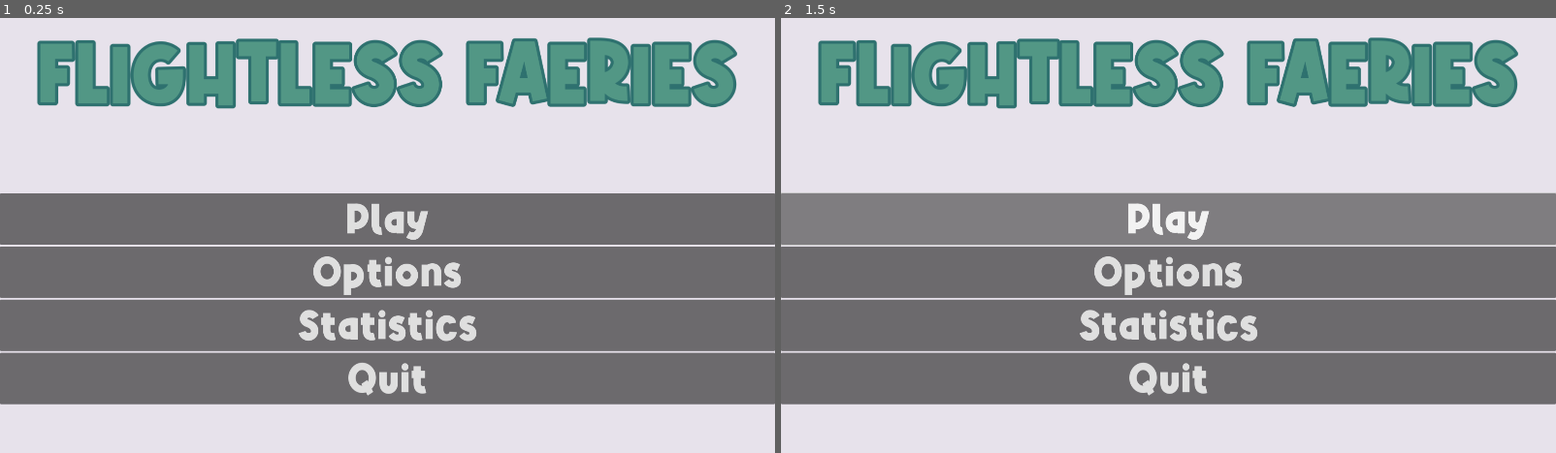
Above: before the commit, frames 1-2 (left to right).
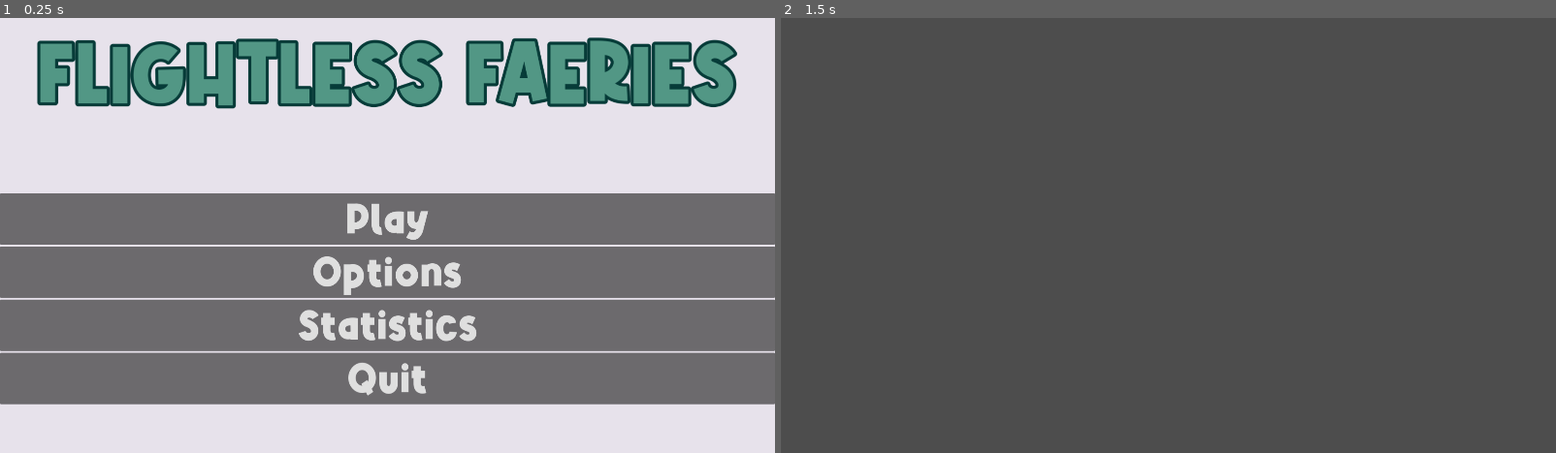
Above: after the commit, the same moments.

Repository: Teakitter/FlightlessFaeries
Game: Godot game, scene res://scenes/menu.tscn
Same seed, same stepped clock (60 frames per second), same inputs: the game is played once before the commit and once after it.
Inputs (mouse positions are in pixels of both pictures, inside the frame that each line leads up to):
- Up to frame 1 (0.25 s): no input
- Up to frame 2 (1.5 s): click "Play" at 0.5 s; click (1168, 218) at 1.25 s, where only the run before the commit has a clickable "Play"

The runs differ from the first frame. In frame 1, 3.6% of the frame differs, in the area x 4-96%, y 4-21%; in frame 2, 100%, in the area x 0-100%, y 0-100%.

Commit message:
Quit functionality & rename of files

Diff:
--- a/game/scenes/menu.tscn
+++ b/game/scenes/menu.tscn
@@ -7,7 +7,7 @@
 script/source = "extends Control
 
 func _on_play_pressed():
-	pass # Replace with function body.
+	get_tree().change_scene_to_file(\"res://scenes/world.tscn\")
 
 
 func _on_options_pressed():
@@ -19,7 +19,7 @@
 
 
 func _on_quit_pressed():
-	pass # Replace with function body.
+	get_tree().quit()
 "
 
 [sub_resource type="LabelSettings" id="LabelSettings_iuh6d"]
@@ -27,7 +27,7 @@
 font_size = 200
 font_color = Color(0.321569, 0.592157, 0.521569, 1)
 outline_size = 30
-outline_color = Color(0.180392, 0.443137, 0.435294, 1)
+outline_color = Color(0.0235294, 0.231373, 0.219608, 1)
 
 [node name="Menu" type="Control"]
 layout_mode = 3
--- a/game/scenes/main.tscn
+++ b/game/scenes/world.tscn
@@ -1,3 +1,3 @@
 [gd_scene format=3 uid="uid://djuatrov4ws4v"]
 
-[node name="Main" type="Node2D"]
+[node name="World" type="Node2D"]
